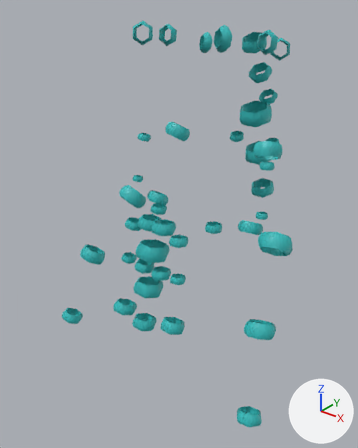
The glTF model assets/giant/parts/Beads_silver.glb: old version first, new version second.
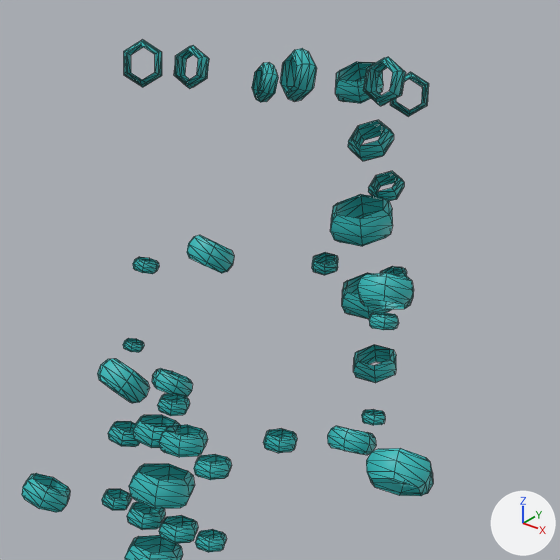
Old and new are each drawn whole from a 50 mm lens placed at (0.743, -1.149, 3.723), pointed at (-0.047, -0.162, 3.111) and again close up on the part from 19% to 100% of the width and 0% to 65% of the height. Lighting does not change. The marker at lower right points along +X, +Y and +Z. The last two pictures show the newer version. The close-ups show mesh edges as thin lines. Vertices at exactly the same position are counted once.

In view in the first close-up: 'Beads_silver'.
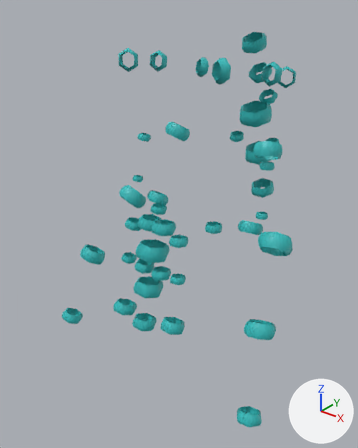
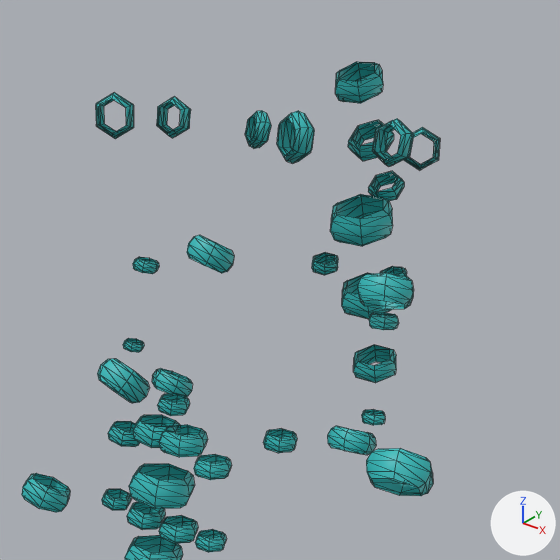
Location of each change, (x1, y1, x2, y2) in pixels of the close-ups (560 x 560 px; the box of a moved part takes in the faces that stretch with it):
'Beads_silver', reshaped: before (22, 39, 433, 560); after (22, 62, 440, 560)
part 1 of me_beads_silver, moved or reshaped: before (280, 48, 317, 102); after (277, 111, 314, 163)
part 2 of me_beads_silver, moved or reshaped: before (363, 57, 406, 106); after (372, 119, 414, 167)
part 3 of me_beads_silver, moved or reshaped: before (390, 72, 429, 117); after (404, 127, 440, 170)
part 4 of me_beads_silver, moved or reshaped: before (252, 62, 278, 102); after (245, 111, 271, 149)
part 5 of me_beads_silver, moved or reshaped: before (174, 45, 209, 89); after (157, 97, 191, 138)
part 6 of me_beads_silver, moved or reshaped: before (124, 39, 162, 87); after (96, 92, 134, 139)

The edits, one by one:
me_beads_silver is used by ob_beads_silver; location (0.0, 0.0, 0.0).
me_beads_silver had 1290 vertices, 2064 faces and spanned x -0.358..0.358, y -0.396..0.257, z 2.754..3.644.
me_beads_silver now has 1290 vertices, 2064 faces and spans x -0.358..0.358, y -0.396..0.257, z 2.754..3.602.
me_beads_silver part 1: the loose piece of 30 vertices spanning x 0.091..0.139, y -0.236..-0.195, z 3.589..3.644 is multiplied about its middle by the matrix ((0.997, -0.081, -0.017), (0.08, 0.996, -0.035), (0.02, 0.034, 0.999)), then moved by (0.02, -0.031, -0.06).
me_beads_silver part 2: the loose piece of 30 vertices spanning x 0.124..0.172, y -0.098..-0.068, z 3.574..3.629 is multiplied about its middle by the matrix ((0.999, 0.046, -0.001), (-0.046, 0.999, -0.008), (0.001, 0.008, 1.0)), then moved by (0.023, -0.009, -0.067).
me_beads_silver part 3: the loose piece of 30 vertices spanning x 0.092..0.14, y 0.022..0.065, z 3.546..3.601 is moved by (0.017, 0.014, -0.069).
me_beads_silver part 4: the loose piece of 30 vertices spanning x -0.14..-0.092, y 0.022..0.065, z 3.546..3.601 is multiplied about its middle by the matrix ((0.999, -0.045, 0.007), (0.045, 0.999, 0.011), (-0.007, -0.011, 1.0)), then moved by (-0.019, 0.011, -0.068).
me_beads_silver part 5: the loose piece of 30 vertices spanning x -0.173..-0.124, y -0.098..-0.067, z 3.574..3.628 is multiplied about its middle by the matrix ((0.998, -0.057, 0.002), (0.057, 0.998, -0.012), (-0.001, 0.012, 1.0)), then moved by (-0.022, -0.013, -0.066).
me_beads_silver part 6: the loose piece of 30 vertices spanning x -0.139..-0.092, y -0.235..-0.195, z 3.589..3.644 is multiplied about its middle by the matrix ((0.999, 0.033, 0.016), (-0.032, 0.999, -0.031), (-0.017, 0.031, 0.999)), then moved by (-0.018, -0.034, -0.059).
